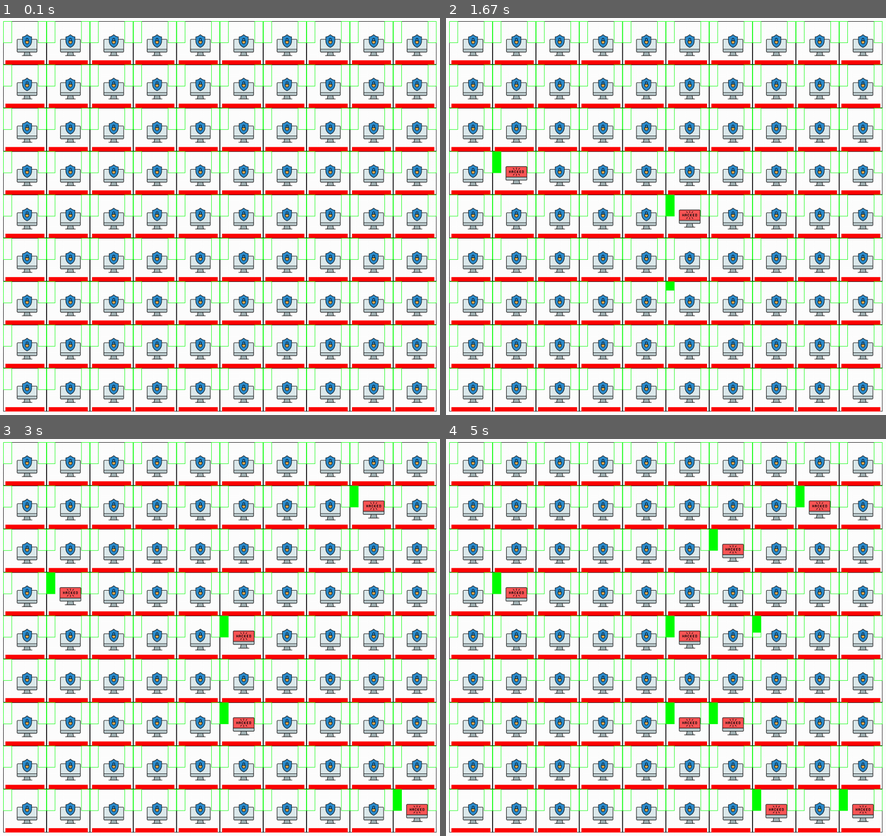
Above: before the commit, frames 1-4 (two rows, left to right).
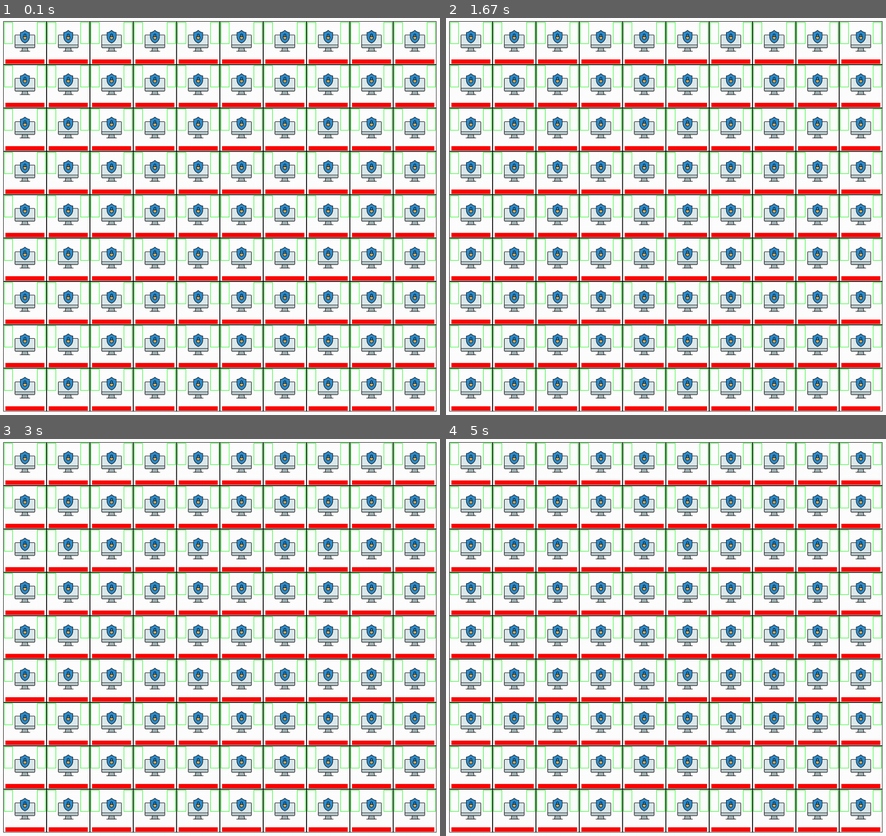
Above: after the commit, the same moments.

Repository: IISERGEYII/Project_Kazarnikov_And_Shulga
Game: pygame game, started from the_playing_field.py
Two runs of this game, one before a commit and one after it. Both use one fixed random seed, a clock stepped at 60 frames per second and the inputs below.
Inputs (mouse positions are in pixels of both pictures, inside the frame that each line leads up to):
- Up to frame 1 (0.1 s): no input
- Up to frame 2 (1.67 s): click (683, 232) at 0.4 s; click (507, 192) at 0.72 s; click (705, 287) at 1.05 s
- Up to frame 3 (3 s): click (360, 494) at 1.95 s; click (413, 800) at 2.28 s; click (281, 542) at 2.62 s
- Up to frame 4 (5 s): click (762, 808) at 3.52 s; click (749, 712) at 3.85 s; click (793, 653) at 4.18 s

The runs differ from the first frame. In frame 1, 35% of the frame differs, in the area x 0-100%, y 0-100%; in frame 2, 35%; in frame 3, 35%; in frame 4, 36%.

Commit message:
Переработка логики взлома/шифровки

Diff:
--- a/the_playing_field.py
+++ b/the_playing_field.py
@@ -2,6 +2,8 @@
 import os
 import random
 
+PROGRESS_HACK = pygame.USEREVENT + 1
+PROGRESS_ENCRYPT = pygame.USEREVENT + 1
 
 class Node:
 
@@ -178,7 +180,7 @@
     def __init__(self, width, height, params):
         self.width = width
         self.height = height
-        self.phase_nodes = [[1] * width for _ in range(height)]
+        self.board = Board(params)
         self.left = 10
         self.top = 10
         self.cell_size = 100
@@ -191,9 +193,9 @@
 
     def render(self, screen):
         square = pygame.Rect(10, 10, self.cell_size, self.cell_size)
-        hacker_bar = pygame.Rect(10, 10, 20, 50)
-        encrypted_bar = pygame.Rect(90, 10, 20, 50)
-        hp_bar = pygame.Rect(15, 100, 90, 10)
+        hacker_bar = pygame.Rect(12, 12, 20, 50)
+        encrypted_bar = pygame.Rect(88, 12, 20, 50)
+        hp_bar = pygame.Rect(15, 98, 90, 10)
         for i in range(self.height):
             for j in range(self.width):
 
@@ -202,44 +204,39 @@
                 pygame.draw.rect(screen, "green", encrypted_bar.move(j * self.cell_size, i * self.cell_size),
                                  width=1)
                 pygame.draw.rect(screen, "red", hp_bar.move(j * self.cell_size, i * self.cell_size))
-                if self.phase_nodes[i][j] == 1:
+                if self.board.nodeList[i][j].phase_node == 1:
                     image = self.load_image("node_protect.png")
                     image_rect = image.get_rect(
-                        bottomright=((j + 1) * self.cell_size - 10, (i + 1) * self.cell_size - 10))
+                        bottomright=((j + 1) * self.cell_size - 15, (i + 1) * self.cell_size - 20))
                     screen.blit(image, image_rect)
-                elif self.phase_nodes[i][j] == 2:
+                elif self.board.nodeList[i][j].phase_node == 2:
                     image = self.load_image("node_hacked.png")
                     image_rect = image.get_rect(
-                        bottomright=((j + 1) * self.cell_size - 10, (i + 1) * self.cell_size - 10))
+                        bottomright=((j + 1) * self.cell_size - 15, (i + 1) * self.cell_size - 20))
                     screen.blit(image, image_rect)
                     pygame.draw.rect(screen, "green", hacker_bar.move(j * self.cell_size, i * self.cell_size))
-                elif self.phase_nodes[i][j] == 3:
+                elif self.board.nodeList[i][j].phase_node == 3:
                     image = self.load_image("encrypted.png")
                     image_rect = image.get_rect(
-                        bottomright=((j + 1) * self.cell_size - 10, (i + 1) * self.cell_size - 10))
+                        bottomright=((j + 1) * self.cell_size - 15, (i + 1) * self.cell_size - 20))
                     screen.blit(image, image_rect)
                     pygame.draw.rect(screen, "green", hacker_bar.move(j * self.cell_size, i * self.cell_size))
                     pygame.draw.rect(screen, "green",
                                      encrypted_bar.move(j * self.cell_size, i * self.cell_size))
 
-    def phase_change(self, phase, x, y):
+    def phase_change(self, node, x, y):
+        phase = node.phase_node
         if phase == 3:
             return 3
         if phase == 1:
-            progress = 0
-            clock = pygame.time.Clock()
-            while progress <= 5:
-                progress += 10 * clock.tick() / 1000
-                progress_hacker_bar = pygame.Rect(10, 10, 20, progress * 10)
-                pygame.draw.rect(screen, "green", progress_hacker_bar.move(y * self.cell_size, x * self.cell_size))
-                pygame.display.flip()
-            phase += 1
-            return phase
+
+            pygame.time.set_timer(PROGRESS_HACK, 1000)
+            return node
         elif phase == 2:
             progress = 0
             clock = pygame.time.Clock()
             while progress <= 10:
-                progress_encrypted_bar = pygame.Rect(90, 10, 20, progress * 5)
+                progress_encrypted_bar = pygame.Rect(88, 12, 20, progress * 5)
                 pygame.draw.rect(screen, "green", progress_encrypted_bar.move(y * self.cell_size, x * self.cell_size))
                 progress += 10 * clock.tick() / 1000
                 pygame.display.flip()
@@ -255,7 +252,7 @@
     def on_click(self, cell_coords):
         if cell_coords is not None:
             i, j = cell_coords
-            self.phase_nodes[i][j] = self.phase_change(self.phase_nodes[i][j], i, j)
+            self.board.nodeList[i][j] = self.phase_change(self.board.nodeList[i][j], i, j)
 
     def get_click(self, mouse_pos):
         x, y = mouse_pos
@@ -265,54 +262,6 @@
             self.on_click(cell_coord)
         else:
             self.on_click(None)
-
-    def initIcons(self):
-        icon_node_pr = pygame.image.save_extended("./res/icons/node_protect.png")
-        self.icons[1] = icon_node_pr
-
-        icon_node_hk = QIcon()
-        icon_node_hk.addPixmap(QPixmap("./res/icons/node_hacked.png"))
-        self.icons[2] = icon_node_hk
-
-        icon_main_node_pr = QIcon()
-        icon_main_node_pr.addPixmap(QPixmap("./res/icons/main_node_protect.png"))
-        self.icons[3] = icon_main_node_pr
-
-        icon_main_node_hk = QIcon()
-        icon_main_node_hk.addPixmap(QPixmap("./res/icons/main_node_hacked.png"))
-        self.icons[4] = icon_main_node_hk
-
-        icon_block = QIcon()
-        icon_block.addPixmap(QPixmap("./res/icons/blocked.png"))
-        self.icons[5] = icon_block
-
-        icon_encrypt = QIcon()
-        icon_encrypt.addPixmap(QPixmap("./res/icons/encrypted.png"))
-        self.icons[6] = icon_encrypt
-
-        icon_kaspersky = QIcon()
-        icon_kaspersky.addPixmap(QPixmap("./res/icons/kaspersky.png"))
-        self.icons[7] = icon_kaspersky
-
-        icon_bitdefender = QIcon()
-        icon_bitdefender.addPixmap(QPixmap("./res/icons/bitdefender.png"))
-        self.icons[8] = icon_bitdefender
-
-        icon_norton = QIcon()
-        icon_norton.addPixmap(QPixmap("./res/icons/norton.png"))
-        self.icons[9] = icon_norton
-
-        icon_mcafee = QIcon()
-        icon_mcafee.addPixmap(QPixmap("./res/icons/mcaffee.png"))
-        self.icons[10] = icon_mcafee
-
-        icon_norton = QIcon()
-        icon_norton.addPixmap(QPixmap("./res/icons/notAccess.png"))
-        self.icons[11] = icon_norton
-
-        icon_norton = QIcon()
-        icon_norton.addPixmap(QPixmap("./res/icons/alert.png"))
-        self.icons[12] = icon_norton
 
     def load_image(self, name):
         image = pygame.image.load(os.path.join("icons", name))
@@ -336,6 +285,9 @@
             running = False
         if event.type == pygame.MOUSEBUTTONDOWN:
             field.get_click(event.pos)
+            field.render(screen)
+        if event.type == PROGRESS_HACK:
+            print("работает")
 
     screen.fill((255, 255, 255))
     field.render(screen)
